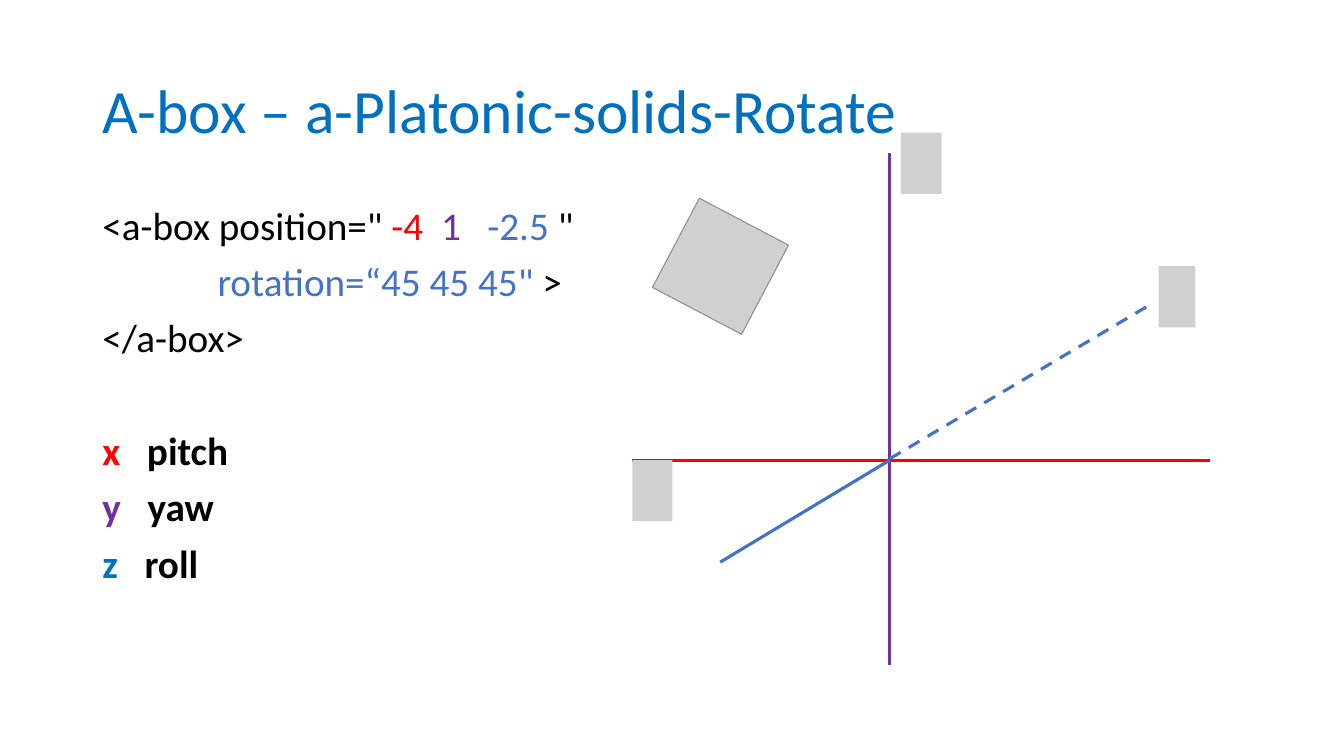
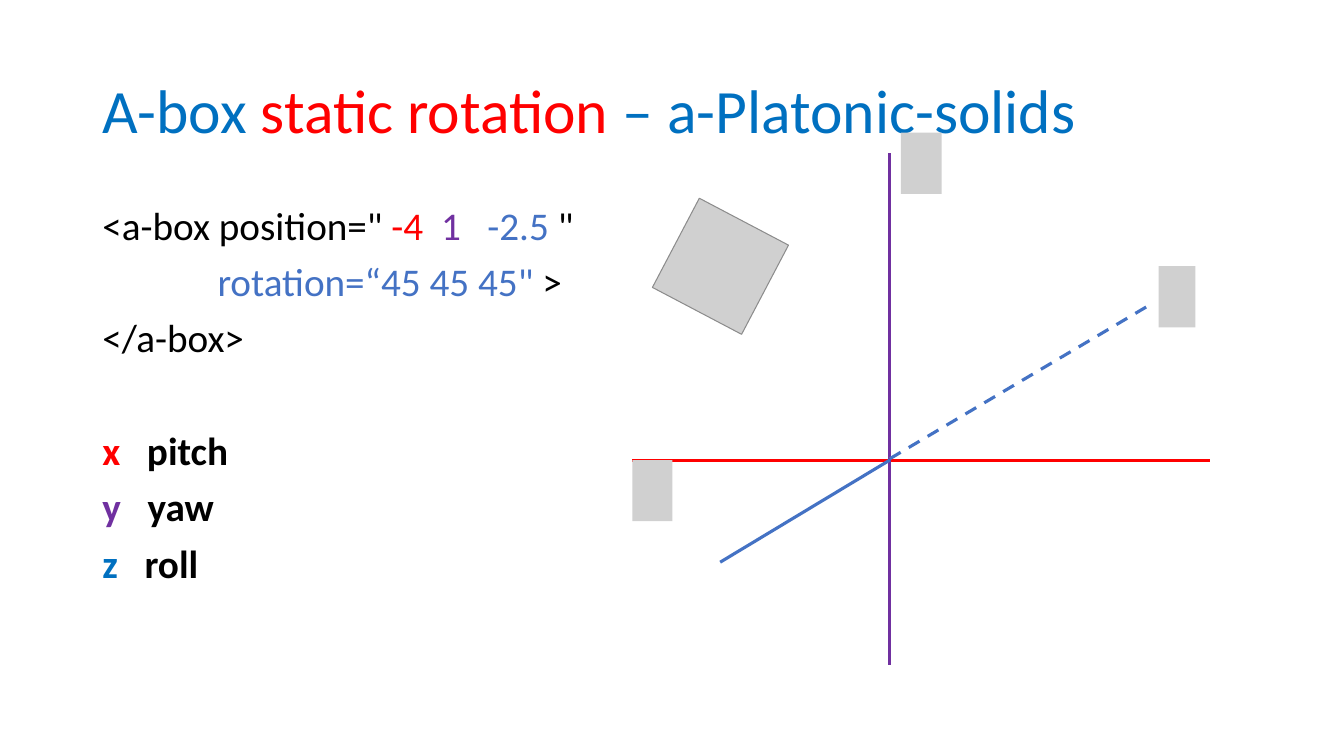
Before and after one commit to wonder-phil/UEMCON-2025, a slide deck: slide 5 of p04/A-frame-moving-geometric-objects.pptx. Drawn at 1344x756 pixels with LibreOffice and Linux fonts; fonts in the diff are those of the drawing; grey boxes stand for pictures. Boxes give left, top, right and bottom in pixels: in the first picture for what was removed or moved away, otherwise in the second. Text is boxed around its words. In the diff, an @@ line names an element or a change of style, - is before the commit and + after.

```diff
--- a/p04/A-frame-moving-geometric-objects.pptx
+++ b/p04/A-frame-moving-geometric-objects.pptx
@@ title at (x1=102, y1=90, x2=1075, y2=148): text changed @@
-A-box – a-Platonic-solids-Rotate
+A-box static rotation – a-Platonic-solids
```
Also in this commit, not shown: 2 other slides changed, 3 slides added, 20 other files.
